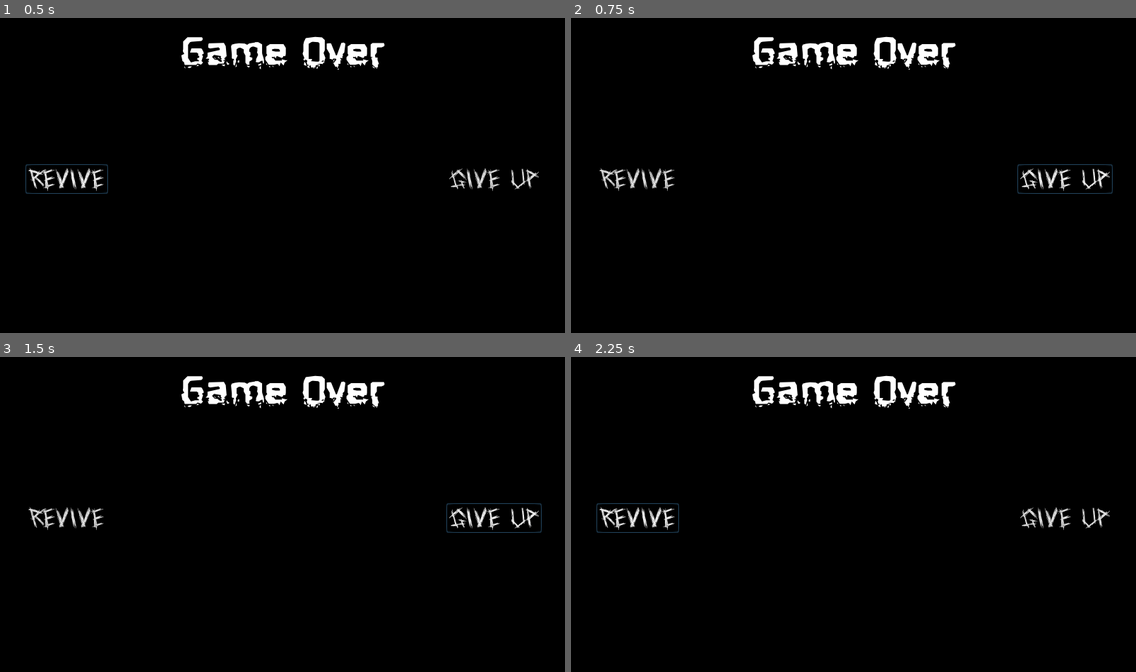
Above: before the commit, frames 1-4 (two rows, left to right).
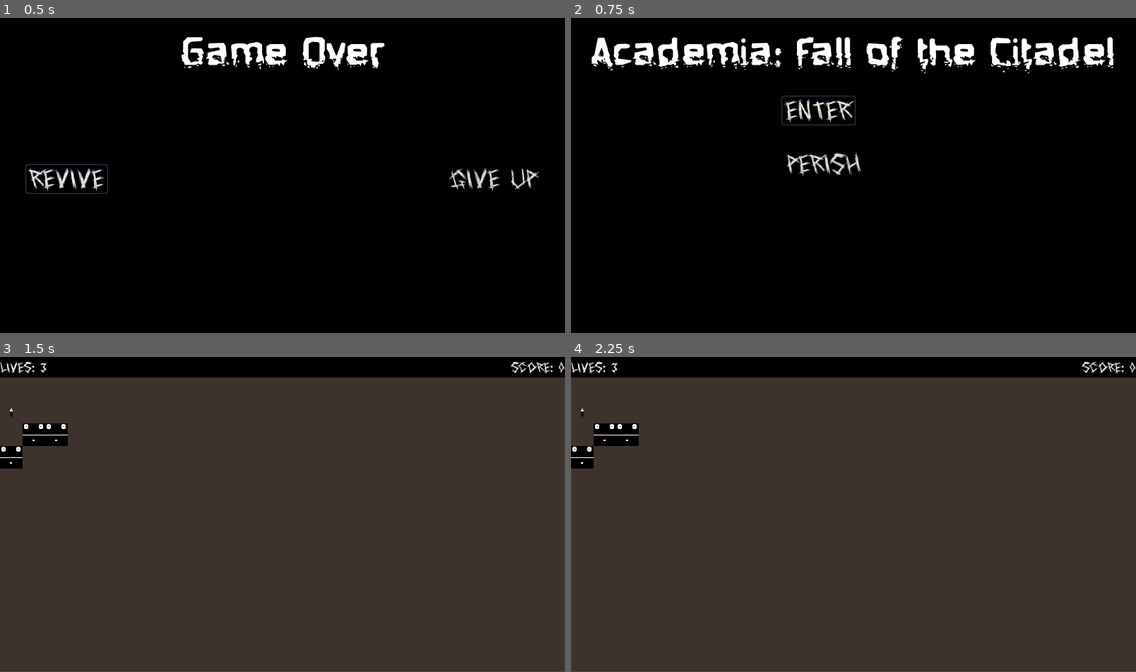
Above: after the commit, the same moments.

Repository: Academia-Team/Academia-Fall-of-the-Citadel
Game: Godot game, scene res://scene/gameover.tscn
Same seed, same stepped clock (60 frames per second), same inputs: the game is played once before the commit and once after it. This scene is started directly instead of the project's main scene.
Inputs (mouse positions are in pixels of both pictures, inside the frame that each line leads up to):
- Up to frame 1 (0.5 s): no input
- Up to frame 2 (0.75 s): click "Give Up" at 0.5 s
- Up to frame 3 (1.5 s): click (248, 448) at 1.25 s, where only the run after the commit has a clickable "Enter"
- Up to frame 4 (2.25 s): click (638, 517) at 2 s, where only the run before the commit has a clickable "Revive"

Frame 1 is identical in both runs. In frame 2, 6.0% of the frame differs, in the area x 3-97%, y 5-56%; in frame 3, 93%, in the area x 0-100%, y 1-100%; in frame 4, 93%.

Commit message:
Get "Give Up" button working
Also fixed a bug where when quit is activated, the action propagates to all other scenes right away.

Diff:
--- a/scene/gameover.gd
+++ b/scene/gameover.gd
@@ -8,13 +8,19 @@
 	yield(self, "ready")
 	$revive_button.grab_focus()
 
+func _process(_delta):
+	if Input.is_action_just_pressed("quit"):
+		$give_up_button.emit_signal("pressed")
+
 func set_info_src(info_obj):
 	info_ref = info_obj
 
 func set_score(score_val):
 	$score.text = "Score: %d" % score_val
 
-
 func _on_gameover_draw():
 	if info_ref != null:
 		set_score(info_ref.score)
+
+func _on_give_up_button_pressed():
+	get_tree().change_scene_to(load("res://scene/menu.tscn"))
--- a/scene/gameover.tscn
+++ b/scene/gameover.tscn
@@ -61,3 +61,4 @@
 flat = true
 
 [connection signal="draw" from="." to="." method="_on_gameover_draw"]
+[connection signal="pressed" from="give_up_button" to="." method="_on_give_up_button_pressed"]
--- a/scene/gamescr.gd
+++ b/scene/gamescr.gd
@@ -1,5 +1,5 @@
 extends Control
 
 func _process(_delta):
-	if Input.is_action_pressed("quit"):
+	if Input.is_action_just_pressed("quit"):
 		get_tree().change_scene_to(load("res://scene/menu.tscn"))
--- a/scene/menu.gd
+++ b/scene/menu.gd
@@ -7,7 +7,7 @@
 	$enter_button.grab_focus()
 
 func _process(_delta):
-	if Input.is_action_pressed("quit"):
+	if Input.is_action_just_pressed("quit"):
 		$perish_button.emit_signal("pressed")
 
 func _on_enter_button_pressed():
